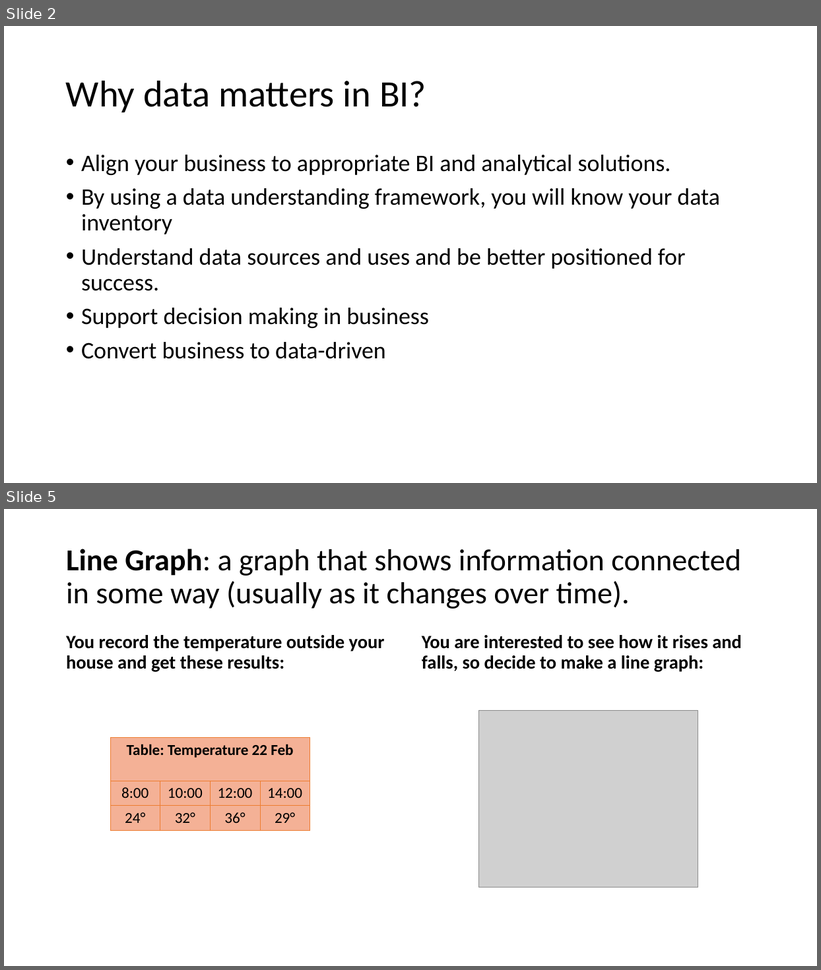
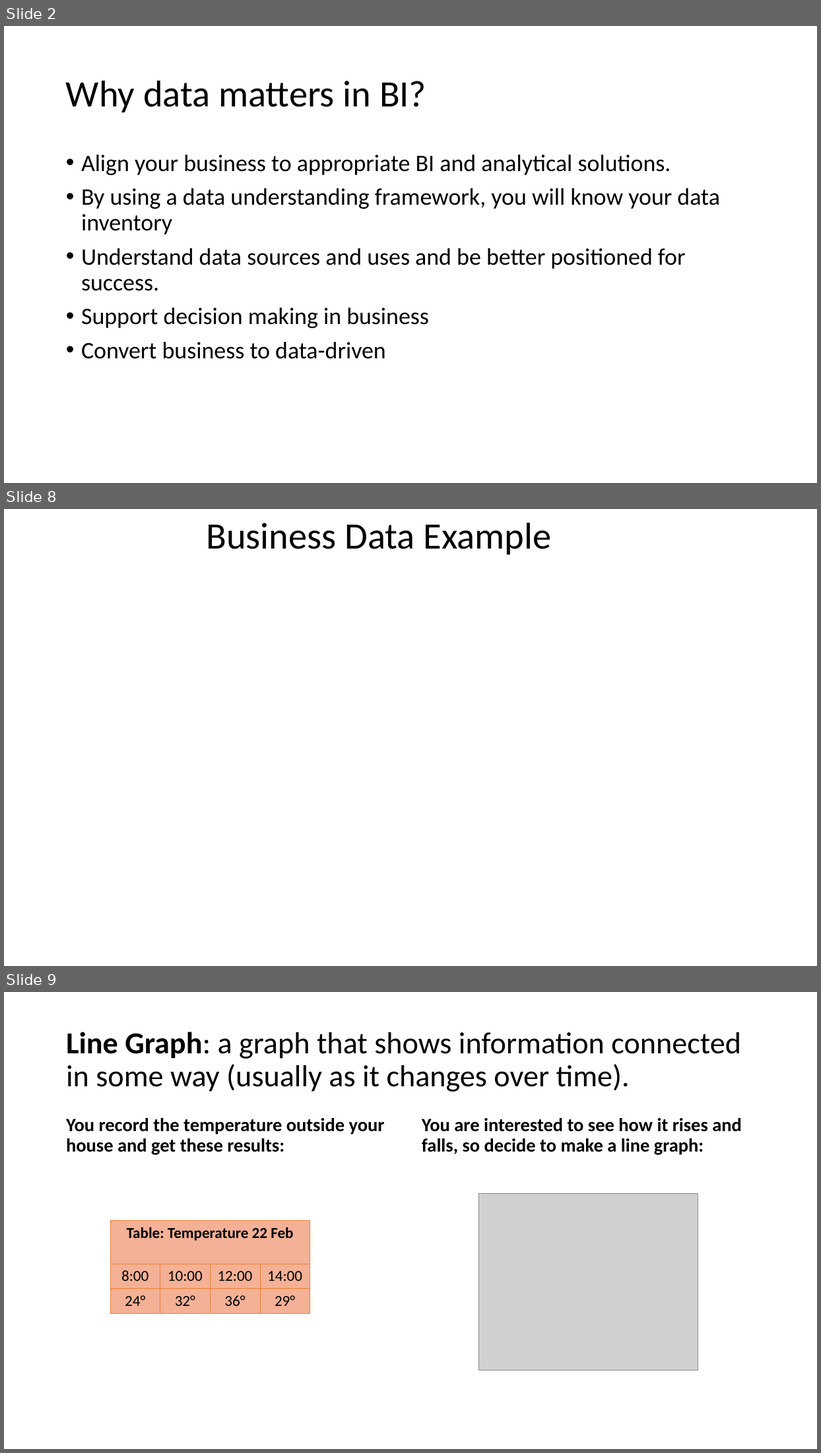
Before and after one commit to kate0543/BIiP-Data-Visualization, a slide deck: BIP Data Graphs.pptx. Shown one above the other, each under a label of ours: slides 2 and 5 before the commit, slides 2, 8 and 9 after it; the slides between them are not shown. The pictures are 821x970 and 821x1453 pixels, drawn with LibreOffice and Linux fonts; fonts in the diff are those of the drawing; grey boxes stand for pictures; background and template pictures are left out. Boxes give left, top, right and bottom in pixels: in the first picture for what was removed or moved away, otherwise in the second. Text is boxed around its words. In the diff, an @@ line names an element or a change of style, - is before the commit and + after.

```diff
--- a/BIP Data Graphs.pptx
+++ b/BIP Data Graphs.pptx
@@ slide 8 added at <box>4,509,817,966</box>, background picture (left out) @@
@@ text added at <box>207,522,552,555</box>, 44 pt, text #000000 @@
+Business Data Example
@@ what was slide 5 is now slide 9 @@
```
Also in this commit, not shown: 6 slides changed, 3 other slides added, 18 other files.
